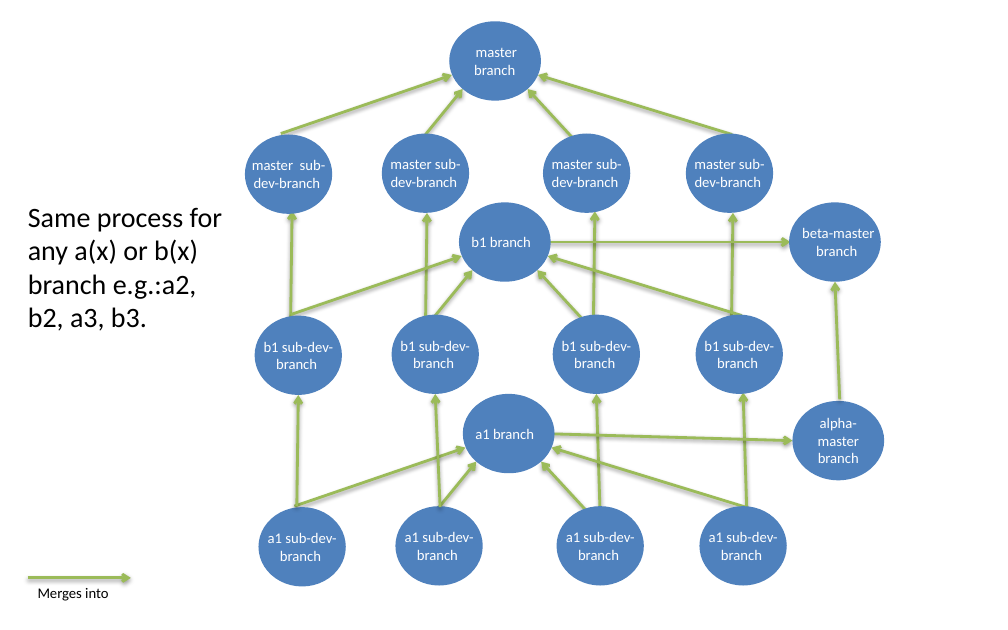
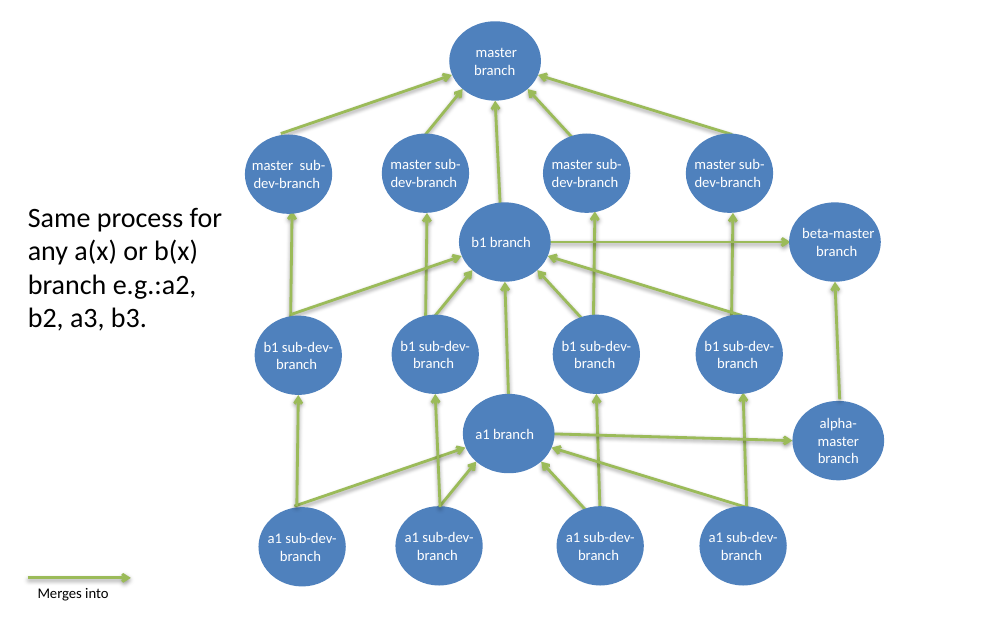
Before and after one commit to Gum-Joe/jakhu, a slide deck: slide 1 of Web-OS-branches.pptx. Drawn at 1008x630 pixels with LibreOffice and Linux fonts; fonts in the diff are those of the drawing. Boxes give left, top, right and bottom in pixels: in the first picture for what was removed or moved away, otherwise in the second. Text is boxed around its words. In the diff, an @@ line names an element or a change of style, - is before the commit and + after.

```diff
--- a/Web-OS-branches.pptx
+++ b/Web-OS-branches.pptx
@@ arrow added from (501, 219) to (495, 101), #9BBB59 2 pt @@
@@ arrow added from (509, 402) to (505, 282), #9BBB59 2 pt @@
```
Also in this commit, not shown: 2 other files.
